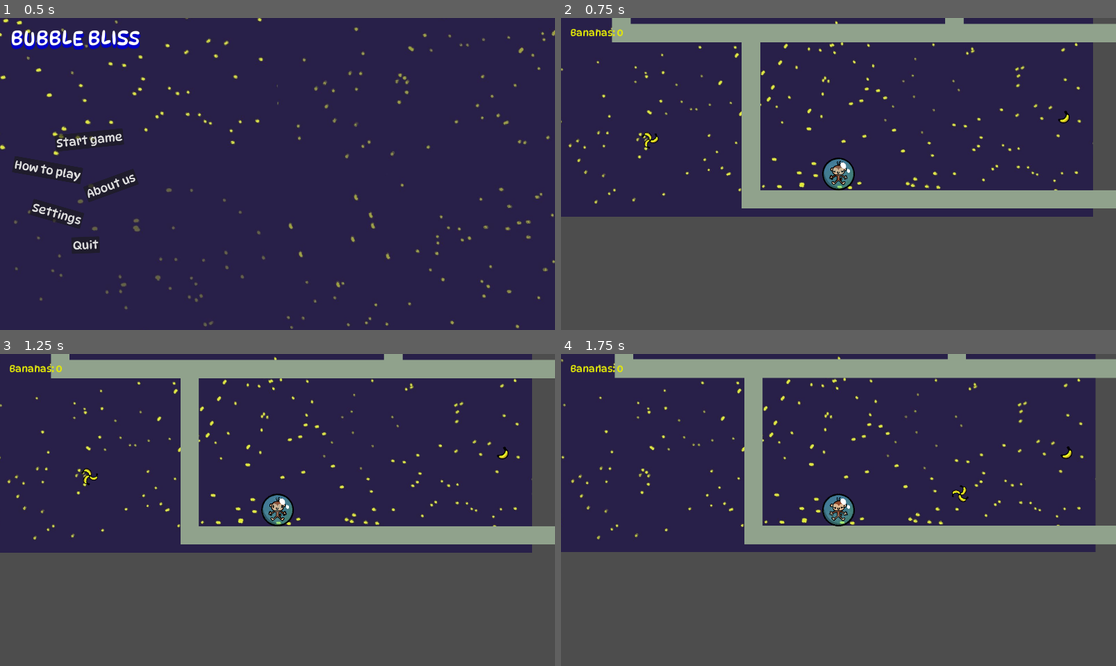
Above: before the commit, frames 1-4 (two rows, left to right).
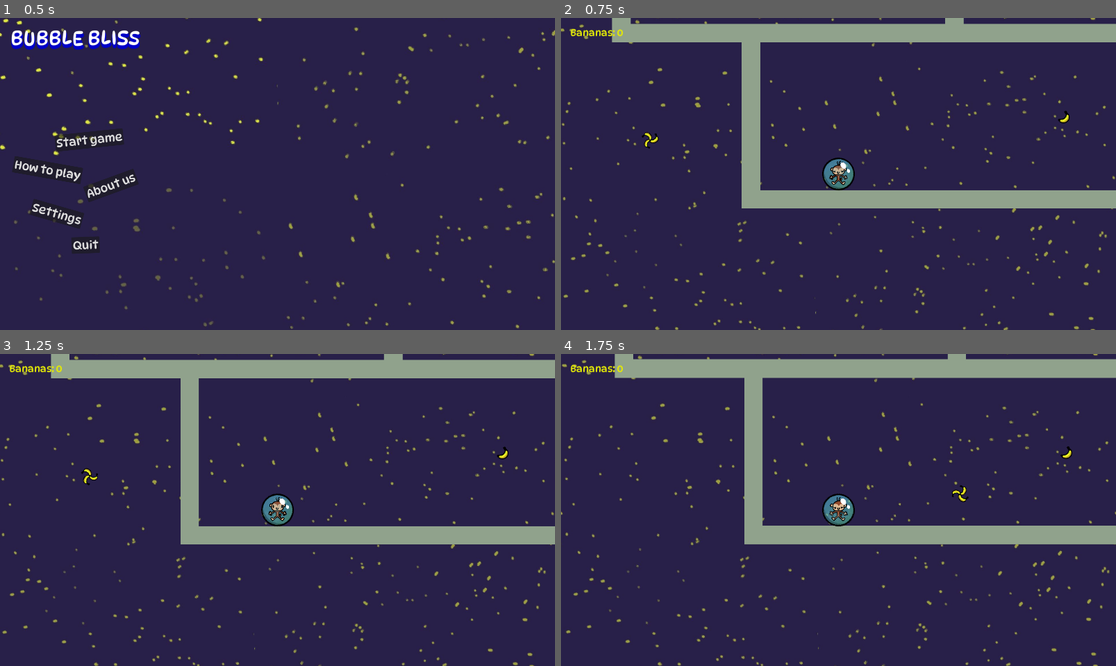
Above: after the commit, the same moments.

Repository: skincrawl/gamejam_test
Game: Godot game, scene res://Scenes/main_menu.tscn
Same seed, same stepped clock (60 frames per second), same inputs: the game is played once before the commit and once after it.
Inputs (mouse positions are in pixels of both pictures, inside the frame that each line leads up to):
- Up to frame 1 (0.5 s): no input
- Up to frame 2 (0.75 s): click "Start game" at 0.5 s
- Up to frame 3 (1.25 s): no input
- Up to frame 4 (1.75 s): tap Enter at 1.25 s; move the mouse to (960, 494) at 1.27 s; press the mouse at (960, 494) at 1.28 s

Frame 1 is identical in both runs. In frame 2, 40% of the frame differs, in the area x 0-100%, y 0-100%; in frame 3, 40%; in frame 4, 40%.

Commit message:
Space animation
Added the space animation

Diff:
--- a/gamejam_2025_bubble/Scenes/level.tscn
+++ b/gamejam_2025_bubble/Scenes/level.tscn
@@ -47,7 +47,7 @@
 }],
 "loop": true,
 "name": &"default",
-"speed": 5.0
+"speed": 2.0
 }]
 
 [node name="level" type="Node2D"]
@@ -126,8 +126,9 @@
 
 [node name="ParallaxLayer" type="ParallaxLayer" parent="ParallaxBackground"]
 motion_mirroring = Vector2(1920, 1080)
-metadata/_edit_lock_ = true
-metadata/_edit_group_ = true
 
 [node name="Sprite2D" type="AnimatedSprite2D" parent="ParallaxBackground/ParallaxLayer"]
+position = Vector2(959, 536)
 sprite_frames = SubResource("SpriteFrames_gpyhd")
+frame = 1
+frame_progress = 0.808977
--- a/gamejam_2025_bubble/Scripts/level.gd
+++ b/gamejam_2025_bubble/Scripts/level.gd
@@ -17,6 +17,7 @@
 	Globals.level = self
 	Input.mouse_mode = Input.MOUSE_MODE_HIDDEN
 
+	$bananas.show()
 	$CanvasLayer/lose_text.hide()
 	$CanvasLayer/lose_bg.hide()
 	$CanvasLayer/lose_bg.size = DisplayServer.window_get_size()
@@ -43,6 +44,7 @@
 	Input.mouse_mode = Input.MOUSE_MODE_VISIBLE
 	$CanvasLayer/lose_text.show()
 	$CanvasLayer/lose_bg.show()
+	$bananas.hide()
 
 	await get_tree().create_timer(LOSE_TIME).timeout
 	get_tree().reload_current_scene()
